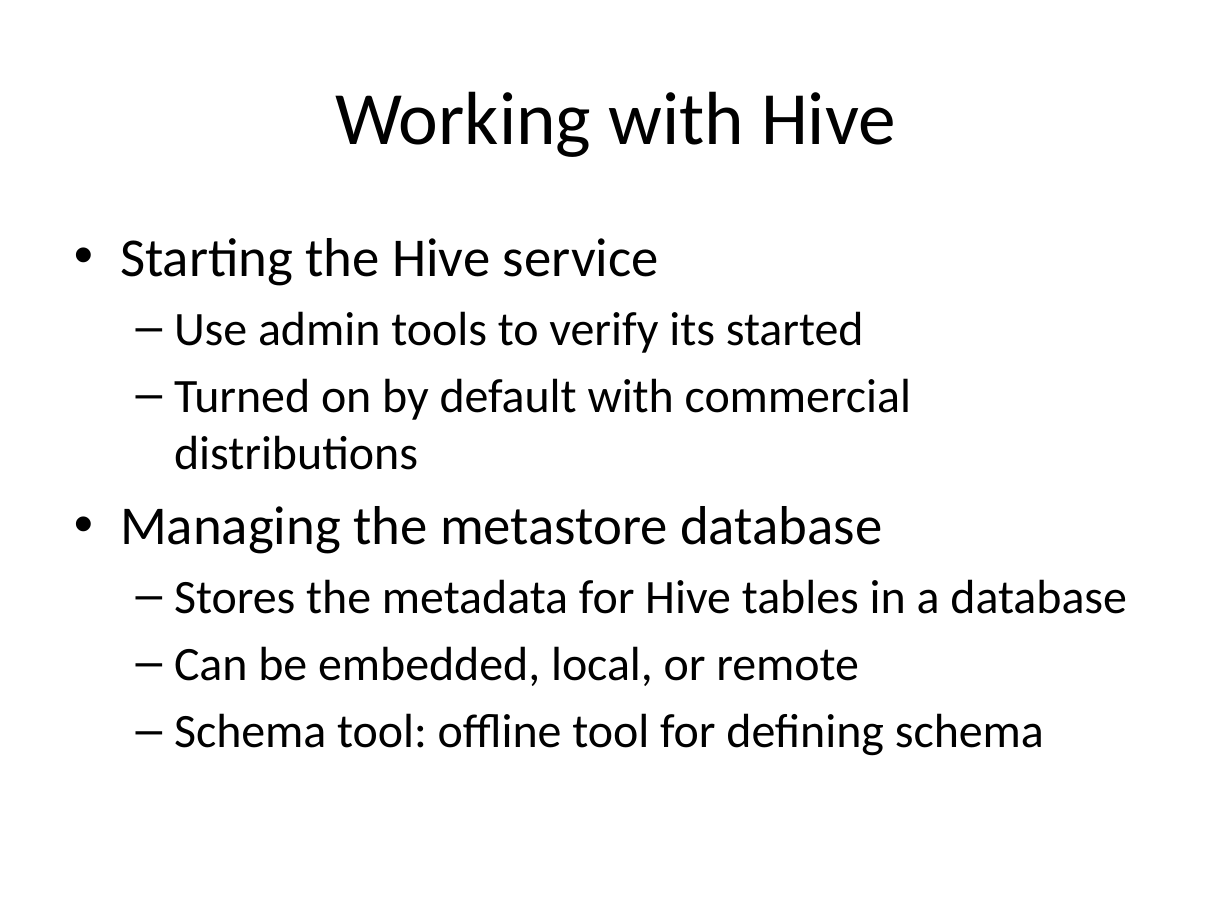
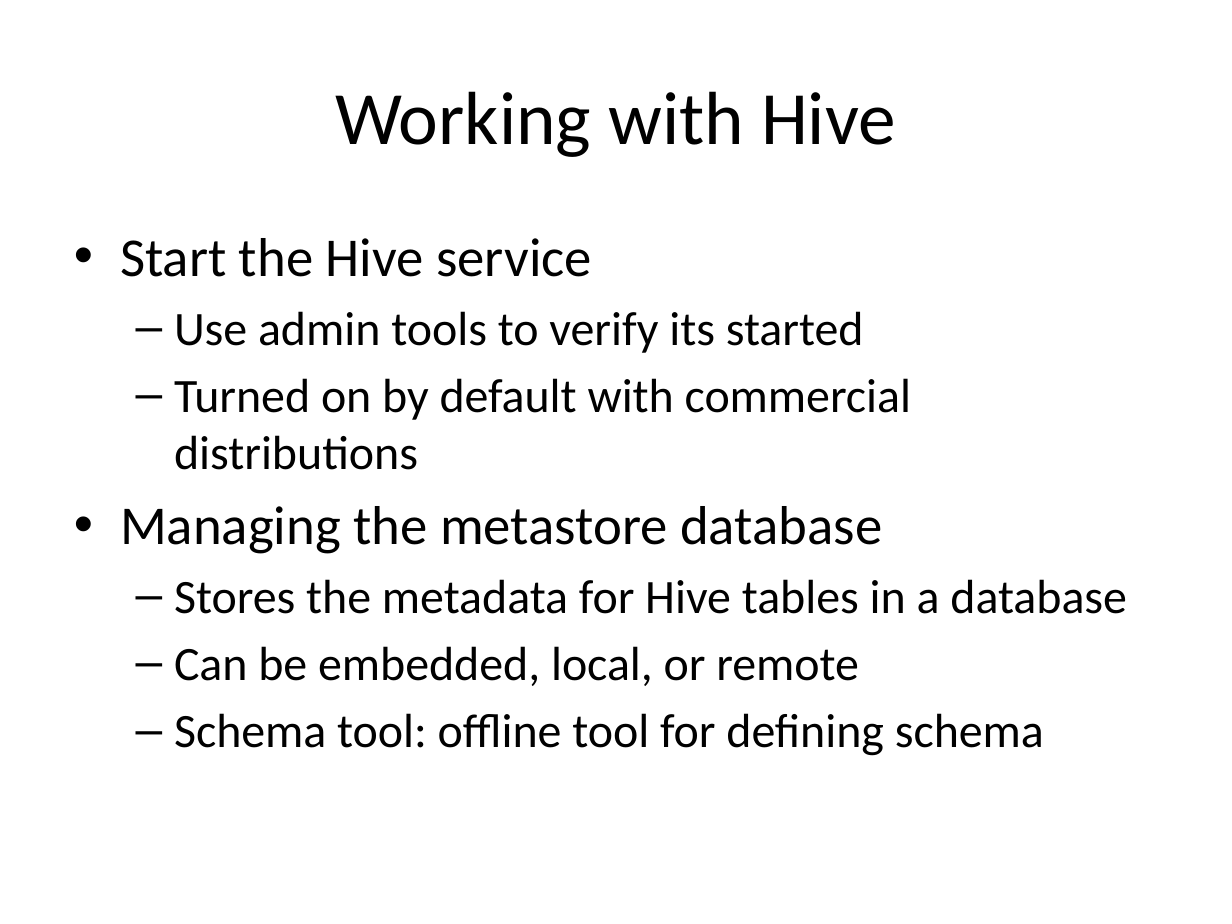
Before and after one commit to jayurbain/HadoopIntro, a slide deck: slide 6 of Hive.pptx. Drawn at 1232x924 pixels with LibreOffice and Linux fonts; fonts in the diff are those of the drawing. Boxes give left, top, right and bottom in pixels: in the first picture for what was removed or moved away, otherwise in the second. Text is boxed around its words. In the diff, an @@ line names an element or a change of style, - is before the commit and + after.

Commit message:
updated

```diff
--- a/Hive.pptx
+++ b/Hive.pptx
@@ text at box(120, 238, 592, 277): text changed @@
-• Starting the Hive service
+• Start the Hive service
```
Also in this commit, not shown: 4 other slides changed.
